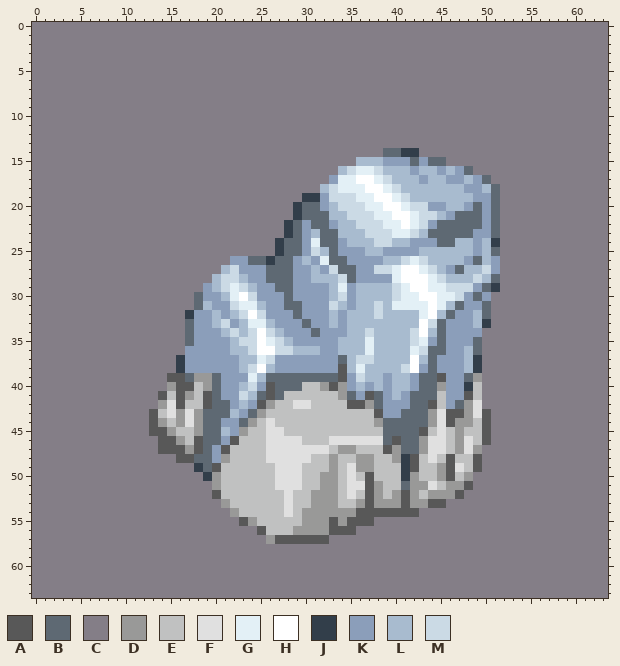
Two states of a pixel-art sprite, GraphicResources/WorkPlace/StonesAndIngot/stones4.png. The picture above is the old version.
The file is 192x192 pixels, drawn in blocks of 3x3; one block is one cell here.
Palette (. is transparent): A #585858  B #5e6973  C #847e87  D #999998  E #c0c1c1  F #e0e0e0  G #e3f0f6  H #ffffff  J #323e4a  K #8b9eba  L #a8bbcf  M #cbdae5
And afterwards:
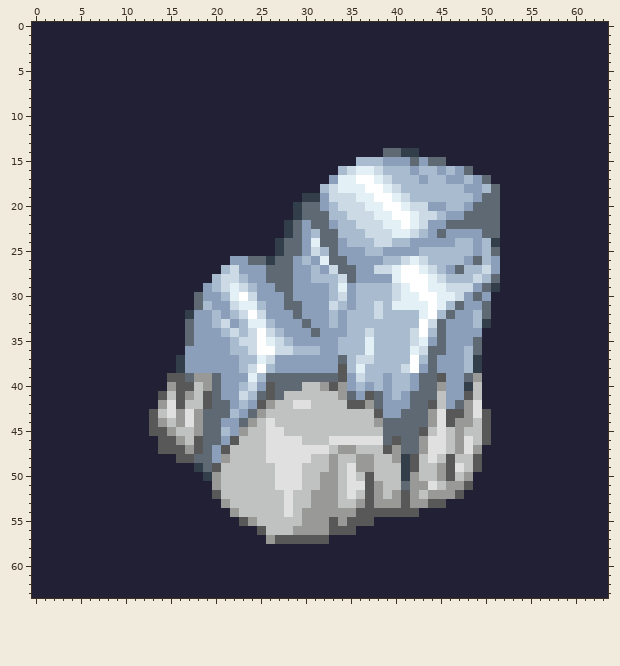
Edits made:
@@ palette @@
-C #847e87
+C #222034
@@ x 42..52 @@
 18 LLLLLLKKLBC
-19 LLLLLLLKKBC
-20 MMKKLLKBKBC
-21 GMMLKBBBKBC
-22 GMKBBBBBKBC
-23 MLBBBBBKKBC
-24 KKKBBLLKLJC
+19 LLLLLLLKBBC
+20 MMKKLLKBBBC
+21 GMMLKKBBBBC
+22 GMKKBBBBBBC
+23 MLKBKKKKBBC
+24 KKKKKLLKLJC
 25 KLLLLLLKLBC
